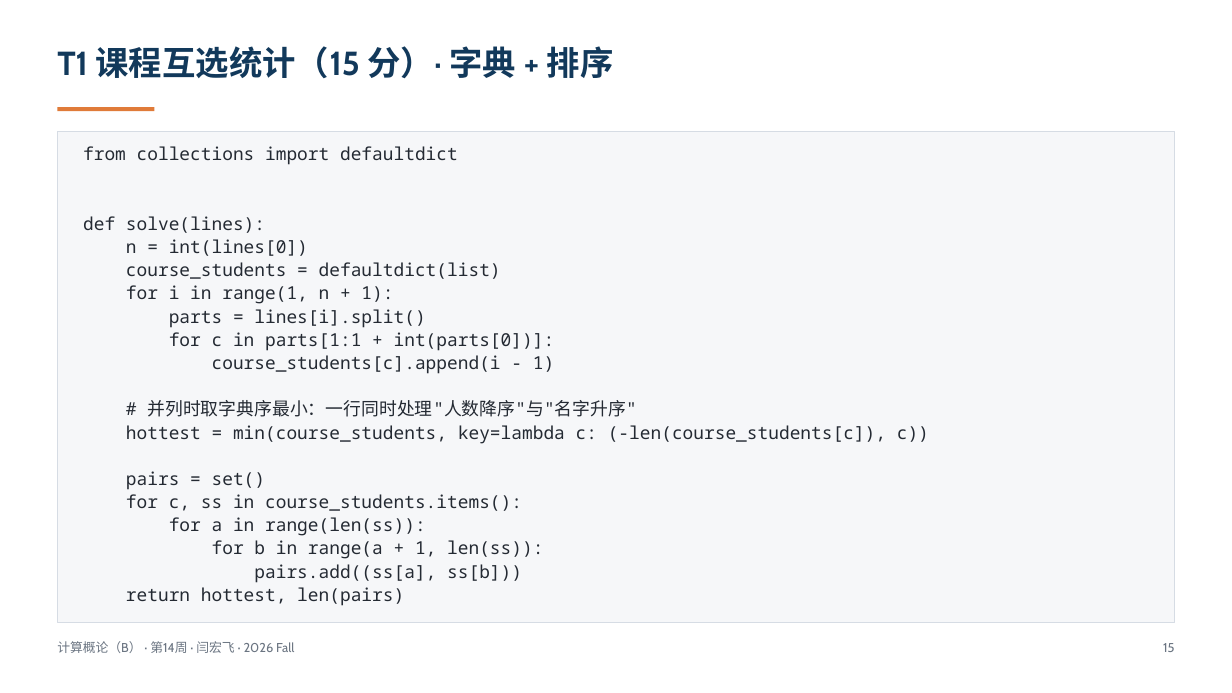
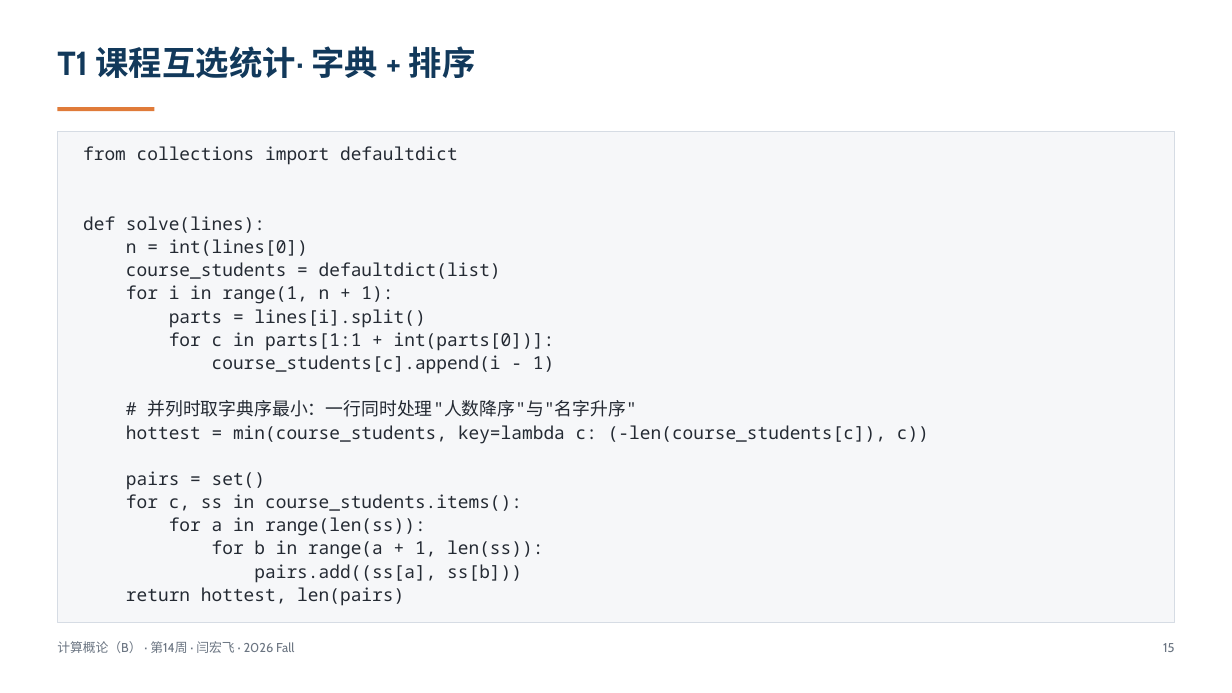
Before and after one commit to GMyhf/2026fall-cs101, a slide deck: slide 15 of courseware/202612_ADS_W14_AI_Literacy_Exam_Recap.pptx. Drawn at 1232x693 pixels with LibreOffice and Linux fonts; fonts in the diff are those of the drawing. Boxes give left, top, right and bottom in pixels: in the first picture for what was removed or moved away, otherwise in the second. Text is boxed around its words. In the diff, an @@ line names an element or a change of style, - is before the commit and + after.

```diff
--- a/courseware/202612_ADS_W14_AI_Literacy_Exam_Recap.pptx
+++ b/courseware/202612_ADS_W14_AI_Literacy_Exam_Recap.pptx
@@ text at (x1=57, y1=46, x2=476, y2=78): text changed @@
-T1 课程互选统计（15 分）· 字典 + 排序
+T1 课程互选统计· 字典 + 排序
```
Also in this commit, not shown: 6 other slides changed, 1 other file.
